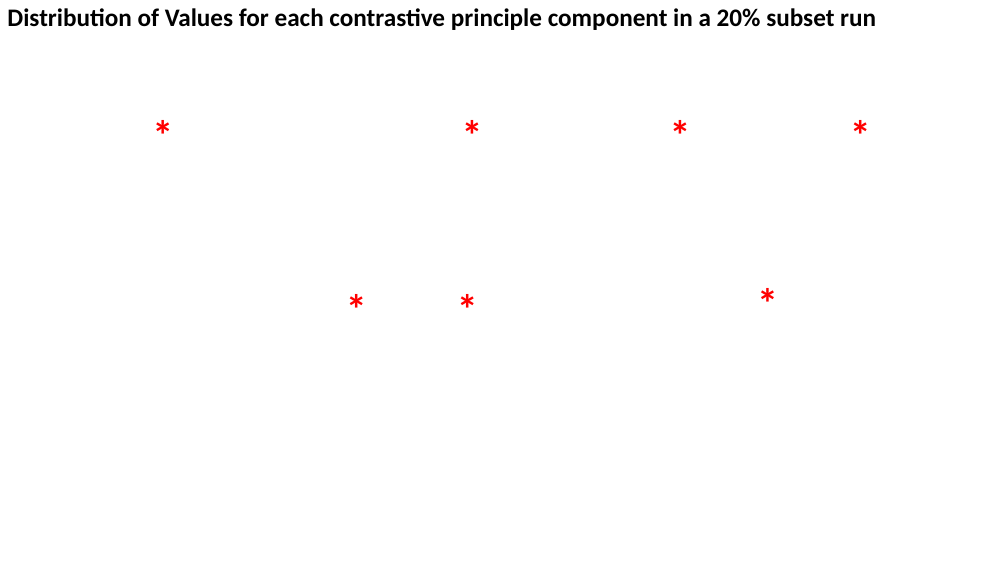
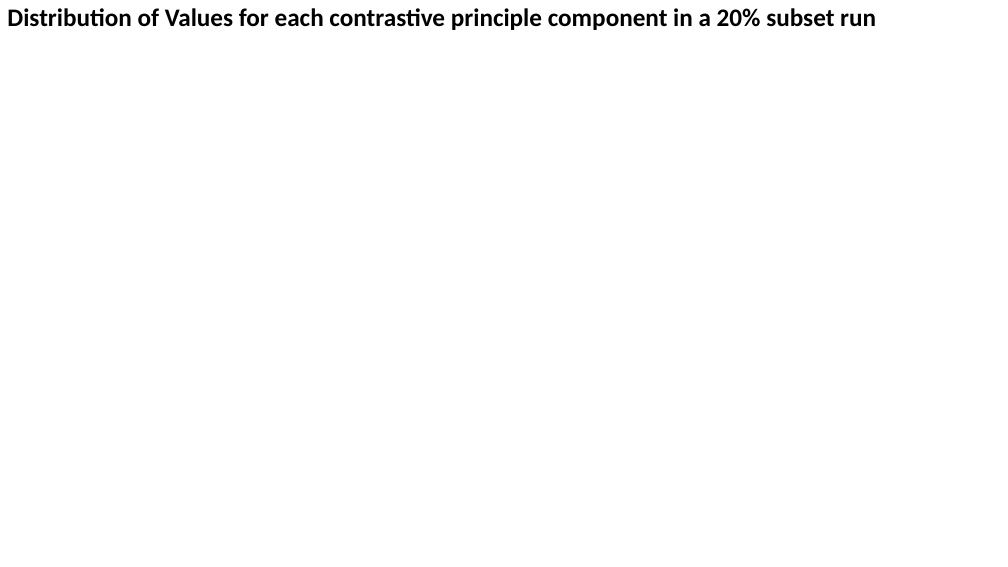
Before and after one commit to zhaohanxiong/OxfordCVM, a slide deck: slide 6 of job_results.pptx (slide 5 before the commit). Drawn at 1008x567 pixels with LibreOffice and Linux fonts; fonts in the diff are those of the drawing; background and template pictures are left out. Boxes give left, top, right and bottom in pixels: in the first picture for what was removed or moved away, otherwise in the second. Text is boxed around its words. In the diff, an @@ line names an element or a change of style, - is before the commit and + after.

```diff
--- a/job_results.pptx
+++ b/job_results.pptx
@@ text removed at (x1=145, y1=104, x2=181, y2=163) @@
-*
@@ text removed at (x1=454, y1=104, x2=491, y2=163) @@
-*
@@ text removed at (x1=662, y1=104, x2=699, y2=163) @@
-*
@@ text removed at (x1=842, y1=104, x2=879, y2=163) @@
-*
@@ text removed at (x1=339, y1=279, x2=375, y2=337) @@
-*
@@ text removed at (x1=450, y1=279, x2=486, y2=337) @@
-*
@@ text removed at (x1=750, y1=273, x2=786, y2=331) @@
-*
```
Also in this commit, not shown: 1 slide added, 1 other file.
